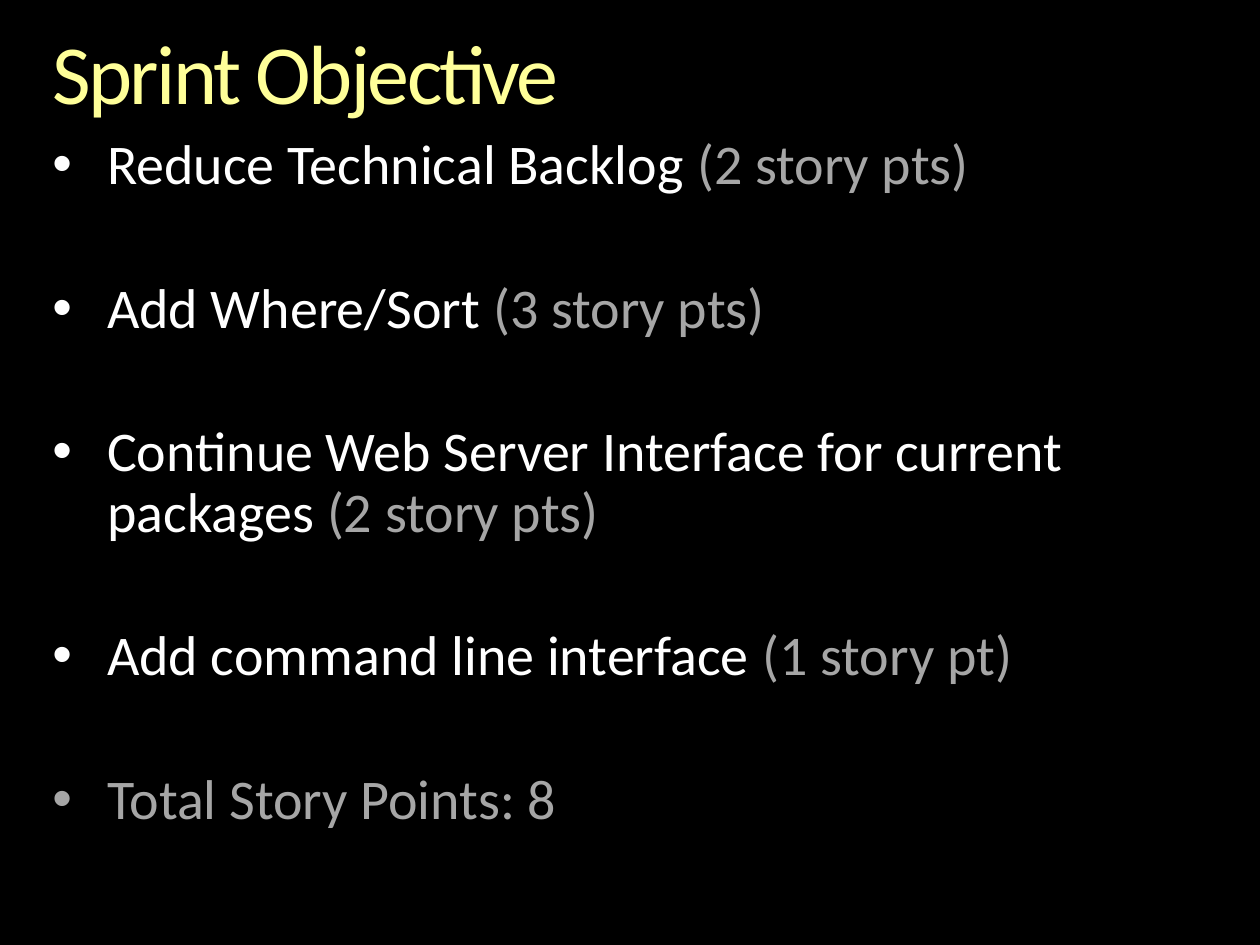
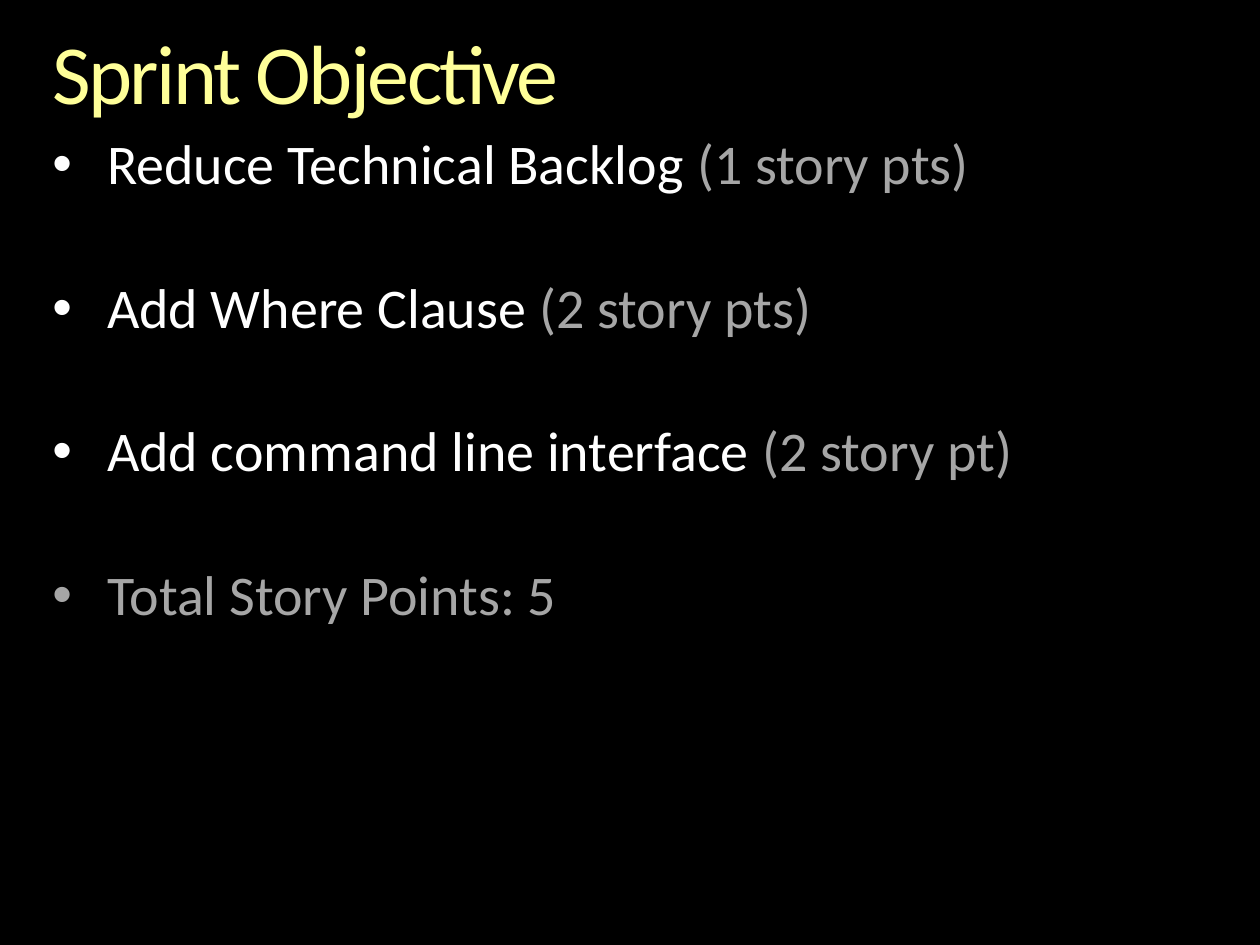
Before and after one commit to andrewferlitsch/epipog-nosql, a slide deck: slide 2 of sprints/Sprint 6 - Nov 27 - Dec 3 - Planning.pptx. Drawn at 1260x945 pixels with LibreOffice and Linux fonts; fonts in the diff are those of the drawing; background and template pictures are left out. Boxes give left, top, right and bottom in pixels: in the first picture for what was removed or moved away, otherwise in the second. Text is boxed around its words. In the diff, an @@ line names an element or a change of style, - is before the commit and + after.

Commit message:
sprint 6

```diff
--- a/sprints/Sprint 6 - Nov 27 - Dec 3 - Planning.pptx
+++ b/sprints/Sprint 6 - Nov 27 - Dec 3 - Planning.pptx
@@ text at [107, 143, 1012, 624]: text changed @@
-• Reduce Technical Backlog (2 story pts)
-• Add Where/Sort (3 story pts)
-• Continue Web Server Interface for current packages (2 story pts)
-• Add command line interface (1 story pt)
-• Total Story Points: 8
+• Reduce Technical Backlog (1 story pts)
+• Add Where Clause (2 story pts)
+• Add command line interface (2 story pt)
+• Total Story Points: 5
```
Also in this commit, not shown: 2 other slides changed, 1 slide removed, 5 other files.
